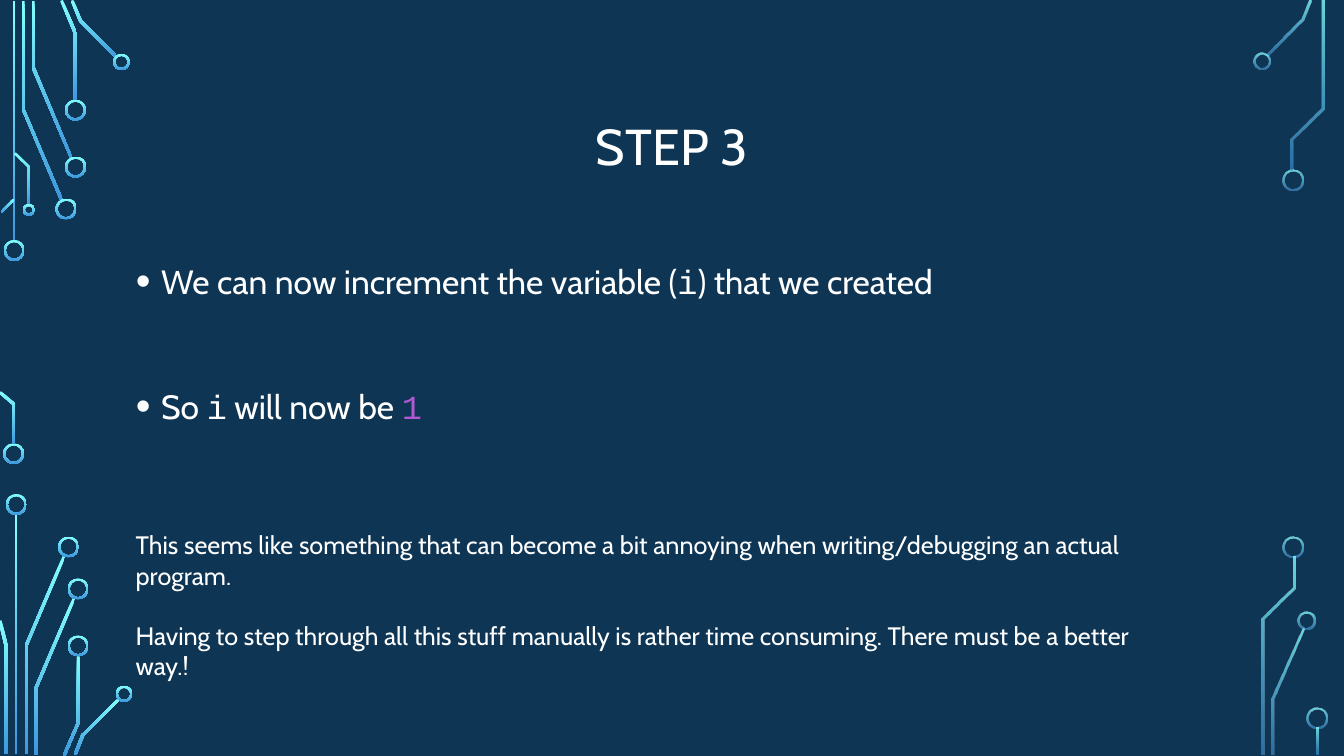
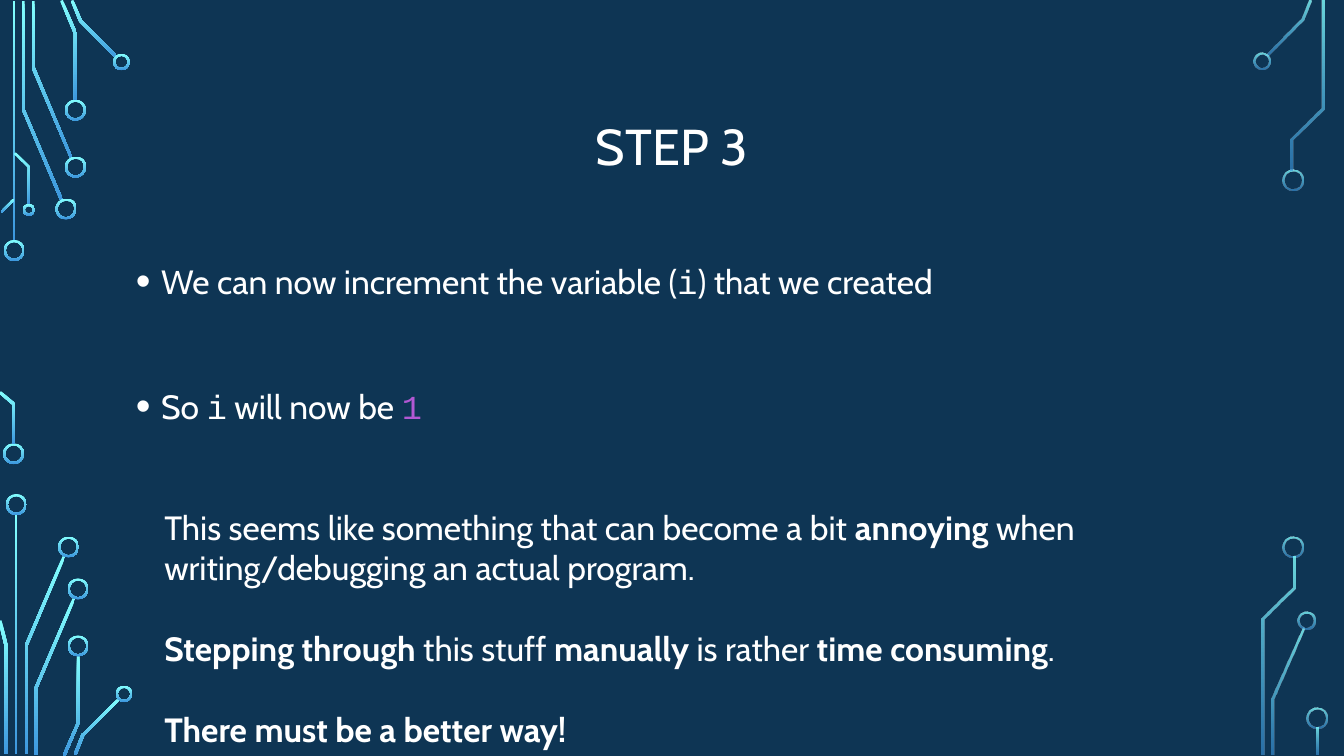
Before and after one commit to psypdt/ZIS_C-_Summer_Course_2019, a slide deck: slide 31 of Day_3/Day_3.pptx. Drawn at 1344x756 pixels with LibreOffice and Linux fonts; fonts in the diff are those of the drawing; background and template pictures are left out. Boxes give left, top, right and bottom in pixels: in the first picture for what was removed or moved away, otherwise in the second. Text is boxed around its words. In the diff, an @@ line names an element or a change of style, - is before the commit and + after.

```diff
--- a/Day_3/Day_3.pptx
+++ b/Day_3/Day_3.pptx
@@ text "This seems like something that ...": place and size @@
-text "This seems like something that ..." at (136, 535, 1129, 681)
+text "This seems like something that ..." at (164, 514, 1075, 750)
@@ text at (164, 514, 1075, 588): size 18 to 24 pt in "This seems like something that can become ..."; bold on in "annoying" @@
@@ text at (164, 635, 1054, 750): text changed; size 18 to 24 pt; bold on @@
-Having to step through all this stuff manually is rather time consuming. There must be a better way.!
+Stepping through this stuff manually is rather time consuming.
+There must be a better way!
```
Also in this commit, not shown: 8 other slides changed.
